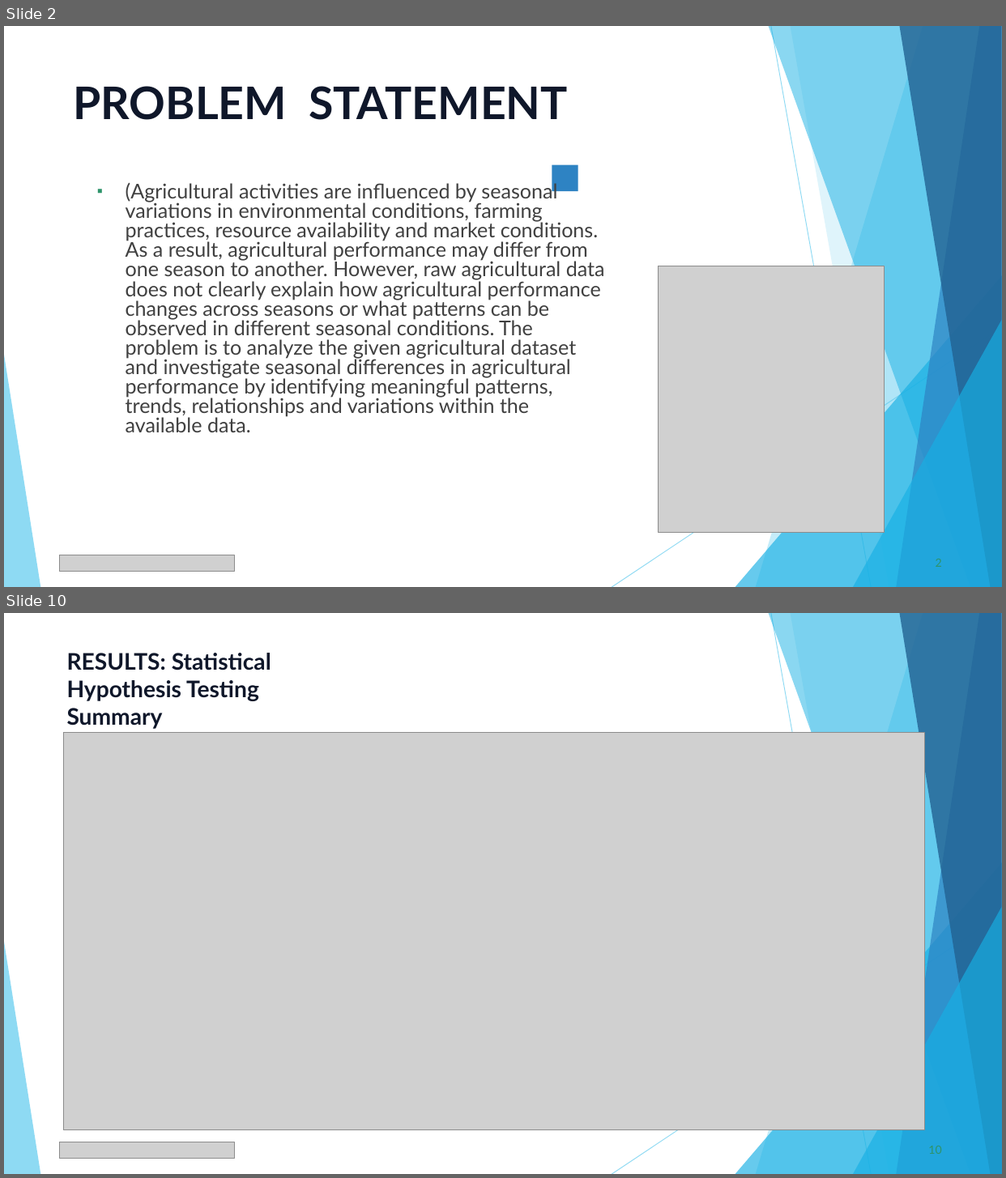
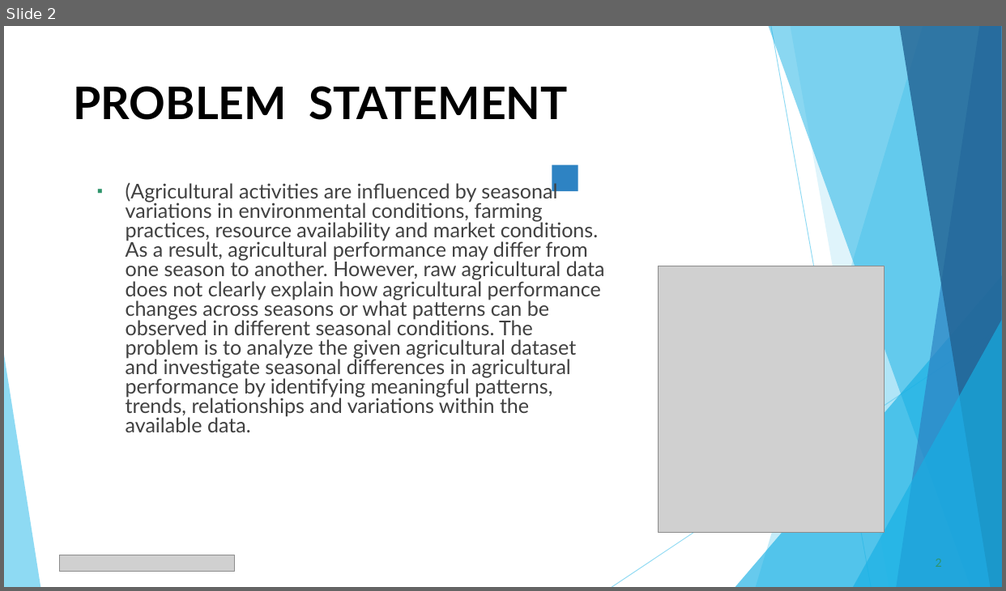
Before and after one commit to raghavparoli07-art/seasonal-agriculture-performance-analysis, a slide deck: presentation/Seasonal_Agriculture_Performance_Analysis.pptx. Shown one above the other, each under a label of ours: slides 2 and 10 before the commit, slide 2 after it; the slides between them are not shown. The pictures are 1006x1178 and 1006x591 pixels, drawn with LibreOffice and Linux fonts; fonts in the diff are those of the drawing; grey boxes stand for pictures. Boxes give left, top, right and bottom in pixels: in the first picture for what was removed or moved away, otherwise in the second. Text is boxed around its words. In the diff, an @@ line names an element or a change of style, - is before the commit and + after.

```diff
--- a/presentation/Seasonal_Agriculture_Performance_Analysis.pptx
+++ b/presentation/Seasonal_Agriculture_Performance_Analysis.pptx
@@ slide 10 removed at [4, 613, 1002, 1174], background #FFFFFF; not listed: 11 template elements that a slide beside it also shows @@
@@ title removed at [67, 653, 271, 729] @@
-RESULTS: Statistical Hypothesis Testing Summary
@@ picture removed at [64, 733, 925, 1131] @@
@@ picture removed at [59, 1143, 235, 1159] @@
@@ slide 2 changed as well @@
@@ title "PROBLEM STATEMENT" at [73, 86, 568, 120]: text colour #0F172A to #000000 @@
```
Also in this commit, not shown: 10 other slides changed, 3 slides added, 2 other slides removed.
